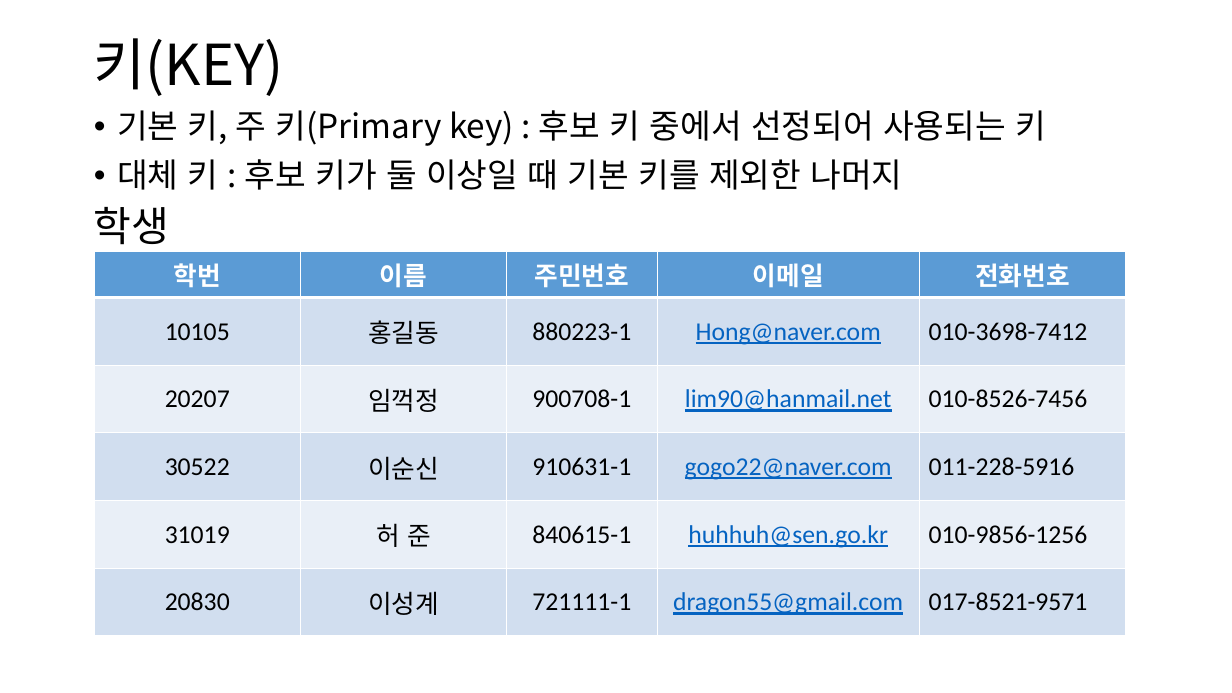
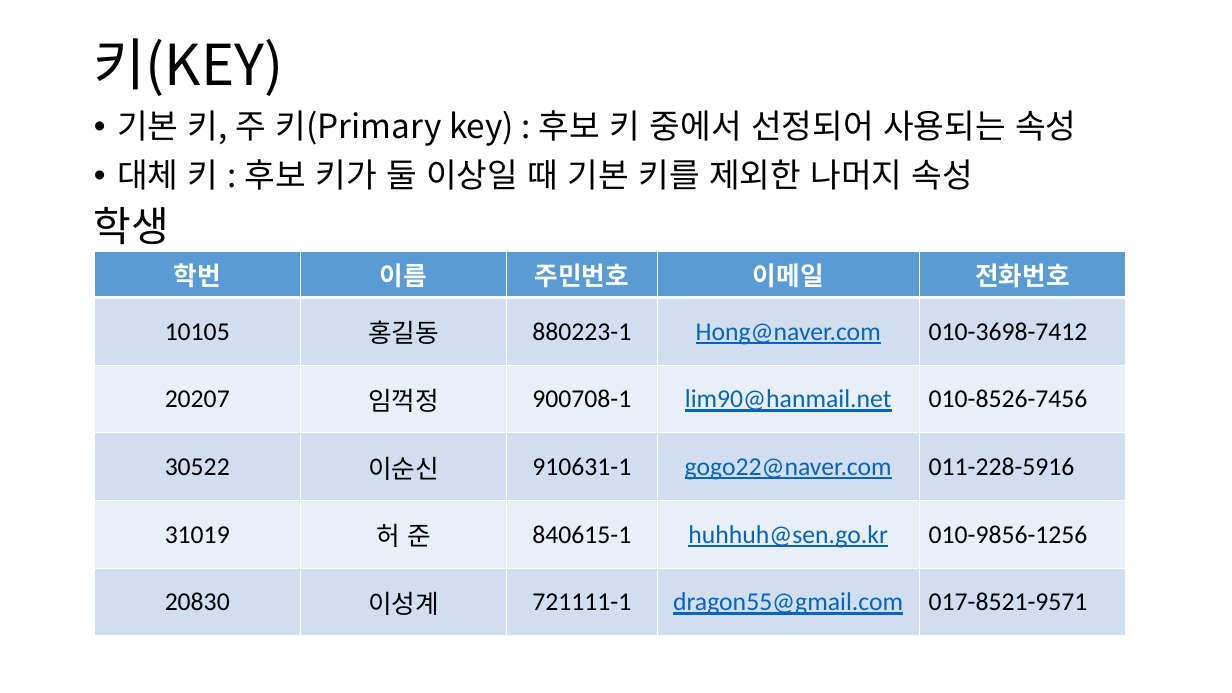
Before and after one commit to lhs501/mirim, a slide deck: slide 4 of schema.pptx. Drawn at 1232x693 pixels with LibreOffice and Linux fonts; fonts in the diff are those of the drawing. Boxes give left, top, right and bottom in pixels: in the first picture for what was removed or moved away, otherwise in the second. Text is boxed around its words. In the diff, an @@ line names an element or a change of style, - is before the commit and + after.

```diff
--- a/schema.pptx
+++ b/schema.pptx
@@ text at (117,110,1076,190): text changed @@
-• 기본 키, 주 키(Primary key) : 후보 키 중에서 선정되어 사용되는 키
-• 대체 키 : 후보 키가 둘 이상일 때 기본 키를 제외한 나머지
+• 기본 키, 주 키(Primary key) : 후보 키 중에서 선정되어 사용되는 속성
+• 대체 키 : 후보 키가 둘 이상일 때 기본 키를 제외한 나머지 속성
```
Also in this commit, not shown: 8 other slides changed, 3 other files.
